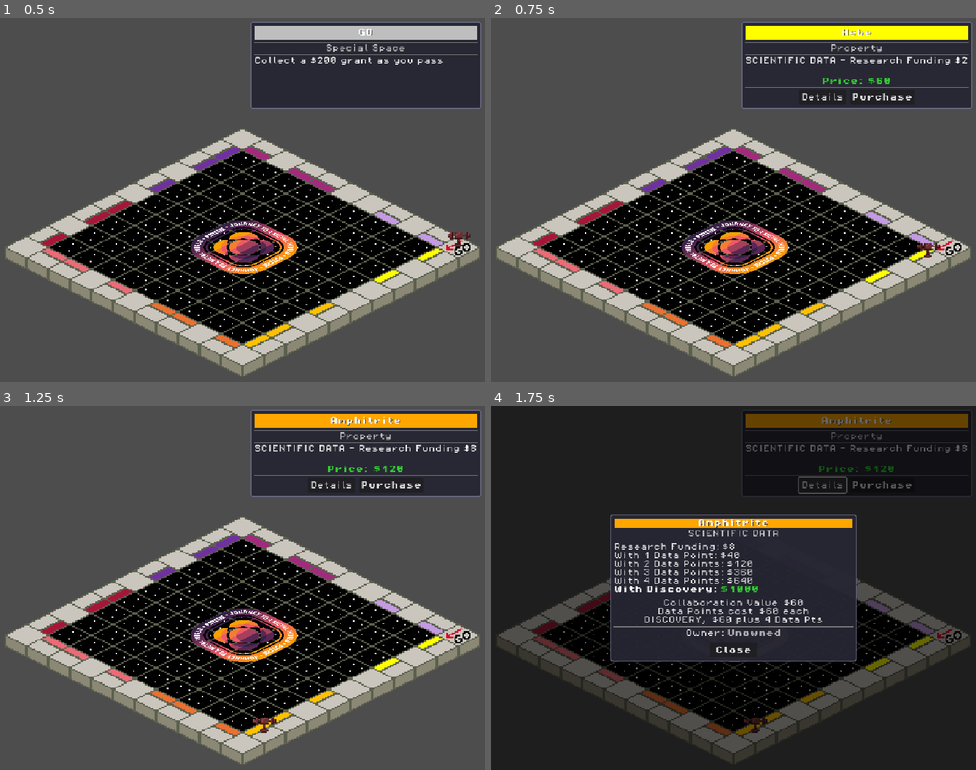
Above: before the commit, frames 1-4 (two rows, left to right).
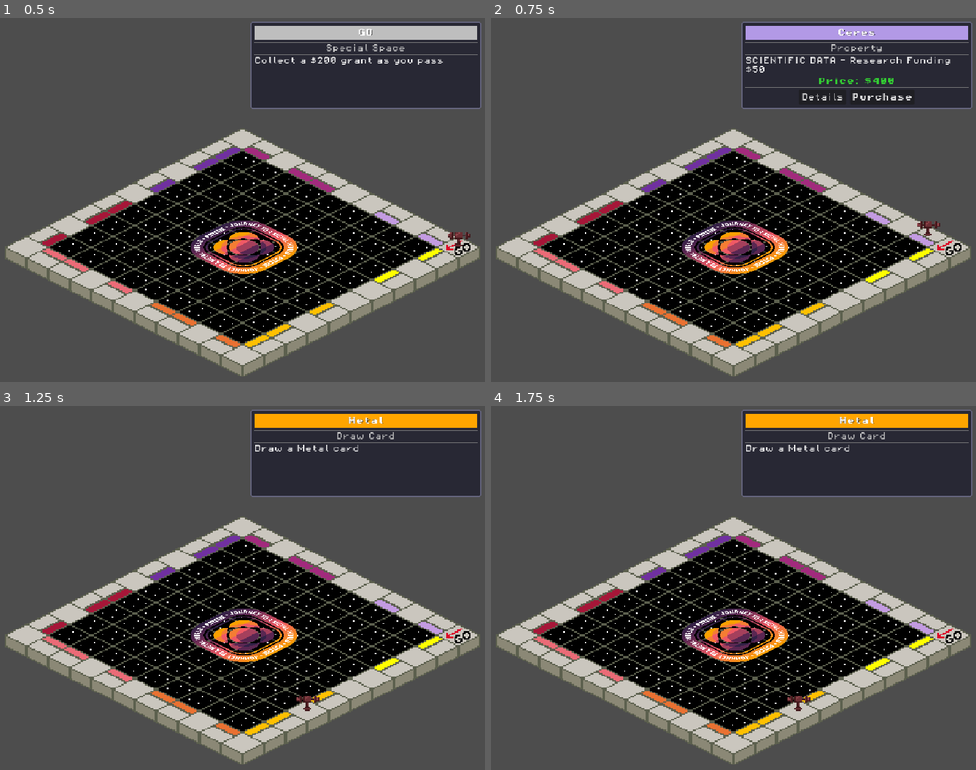
Above: after the commit, the same moments.

Repository: MissionToPsyche-Platinum/platinum_24d_game_psycheopoly-psb
Game: Godot game, scene res://scenes/GameBoard.tscn
Same seed, same stepped clock (60 frames per second), same inputs: the game is played once before the commit and once after it.
Inputs (mouse positions are in pixels of both pictures, inside the frame that each line leads up to):
- Up to frame 1 (0.5 s): no input
- Up to frame 2 (0.75 s): tap Enter at 0.5 s; move the mouse to (709, 272) at 0.52 s; hold Right from 0.53 s (still down); click (709, 272) at 0.67 s
- Up to frame 3 (1.25 s): keep holding Right; tap Space at 0.77 s
- Up to frame 4 (1.75 s): release Right at 1.25 s; click (820, 486) at 1.25 s, where only the run before the commit has a clickable "Details"

Frame 1 is identical in both runs. In frame 2, 2.1% of the frame differs, in the area x 52-99%, y 2-66%; in frame 3, 1.2%; in frame 4, 92%, in the area x 0-100%, y 0-100%.

Commit message:
fix: reverse movement direction for manual controls in piece input handling

Diff:
--- a/scripts/core/piece.gd
+++ b/scripts/core/piece.gd
@@ -131,6 +131,6 @@
 			roll_and_move()
 		# Arrow keys to move forward manually (1 space at a time, clockwise only)
 		elif event.keycode == KEY_RIGHT or event.keycode == KEY_D:
-			move_forward(1)
+			move_forward(-1)
 		elif event.keycode == KEY_LEFT or event.keycode == KEY_A:
-			move_forward(-1)  # Move backward one space (for testing)
+			move_forward(1)  # Move backward one space (for testing)
